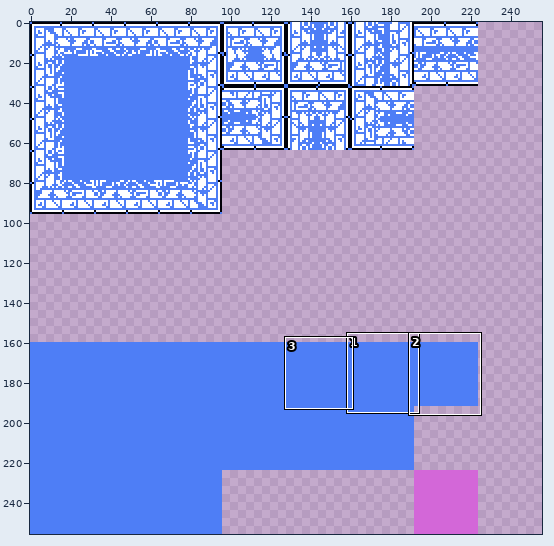
Edited in one commit: sprite sheet (Assets/Art/environment-spritesheet.png). Above, an overview of the earlier version with the close-up marked.
Close-up. Before:
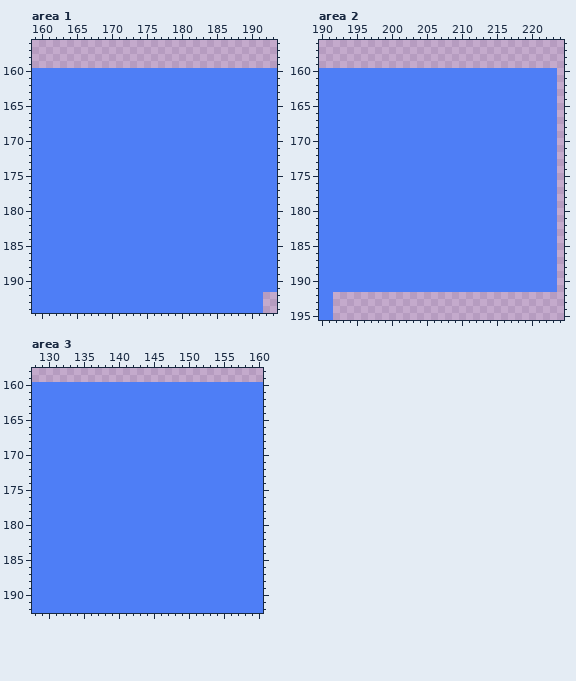
The file is 256x256 pixels. Colours within 5 levels of each other are drawn and written as one. Shown: area 1: x 159..193, y 156..194; area 2: x 190..224, y 156..195; area 3: x 128..160, y 158..192. The commit also changed other parts of the picture, which this record leaves out.
The same view after the edit:
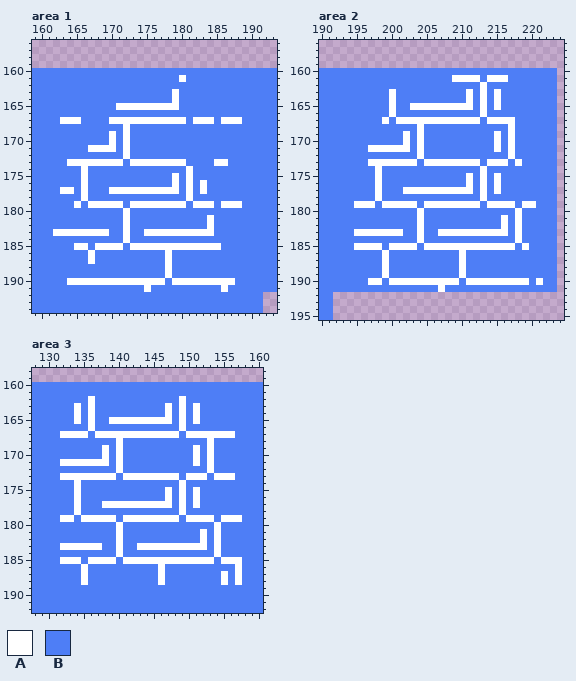
Palette (. is transparent): A #ffffff  B #4e7ef6
What changed:
Changed rows in their new state; - is an unchanged pixel.
Area 1:
first column x 162:
161 ------------------A--------
163 -----------------A---------
164 -----------------A---------
165 ---------AAAAAAAAA---------
167 -AAA----AAAAAAAAAAA-AAA-AAA
168 ----------A----------------
169 --------A-A----------------
170 --------A-A----------------
171 -----AAAA-A----------------
172 ----------A----------------
173 --AAAAAAAA-AAAAAAAA----AA--
174 ----A--------------A-------
175 ----A------------A-A-------
176 ----A------------A-A-A-----
177 -AA-A---AAAAAAAAAA-A-A-----
178 ----A--------------A-------
179 ---A-AAAAA-AAAAAAAA-AAA-AAA
180 ----------A----------------
181 ----------A-----------A----
182 ----------A-----------A----
183 AAAAAAAA--A--AAAAAAAAAA----
184 ----------A----------------
185 ---AA-AAAA-AAAAAAAAAAAAA---
186 -----A----------A----------
187 -----A----------A----------
188 ----------------A----------
189 ----------------A----------
190 --AAAAAAAAAAAAAA-AAAAAAAAA-
191 -------------A----------A--
Area 2:
first column x 195:
161 --------------AAAA-AAA-----
162 ------------------A--------
163 -----A----------A-A-A------
164 -----A----------A-A-A------
165 -----A--AAAAAAAAA-A-A------
166 -----A------------A--------
167 ----A-AAAAAAAAAAAA-AAAA----
168 ---------A------------A----
169 -------A-A----------A-A----
170 -------A-A----------A-A----
171 --AAAAAA-A----------A-A----
172 ---------A------------A----
173 --AAAAAAA-AAAAAAAA-AAA-A---
174 ---A--------------A--------
175 ---A------------A-A-A------
176 ---A------------A-A-A------
177 ---A---AAAAAAAAAA-A-A------
178 ---A--------------A--------
179 AAA-AAAAA-AAAAAAAA-AAAA-AA-
180 ---------A-------------A---
181 ---------A-----------A-A---
182 ---------A-----------A-A---
183 AAAAAAA--A--AAAAAAAAAA-A---
184 ---------A-------------A---
185 AAAA-AAAA-AAAAAAAAAAAAA-A--
186 ----A----------A-----------
187 ----A----------A-----------
188 ----A----------A-----------
189 ----A----------A-----------
190 --AA-AAAAAAAAAA-AAAAAAAAA-A
191 ------------A--------------
Area 3:
first column x 132:
162 ----A------------A--------
163 --A-A----------A-A-A------
164 --A-A----------A-A-A------
165 --A-A--AAAAAAAAA-A-A------
166 ----A------------A--------
167 AAAA-AAAAAAAAAAAA-AAAAAAA-
168 --------A------------A----
169 ------A-A----------A-A----
170 ------A-A----------A-A----
171 AAAAAAA-A----------A-A----
172 --------A------------A----
173 AAAAAAAA-AAAAAAAA-AAA-AAA-
174 --A--------------A--------
175 --A------------A-A-A------
176 --A------------A-A-A------
177 --A---AAAAAAAAAA-A-A------
178 --A--------------A--------
179 AA-AAAAA-AAAAAAAA-AAAA-AAA
180 --------A-------------A---
181 --------A-----------A-A---
182 --------A-----------A-A---
183 AAAAAA--A--AAAAAAAAAA-A---
184 --------A-------------A---
185 AAA-AAAA-AAAAAAAAAAAAA-AAA
186 ---A----------A----------A
187 ---A----------A--------A-A
188 ---A----------A--------A-A
